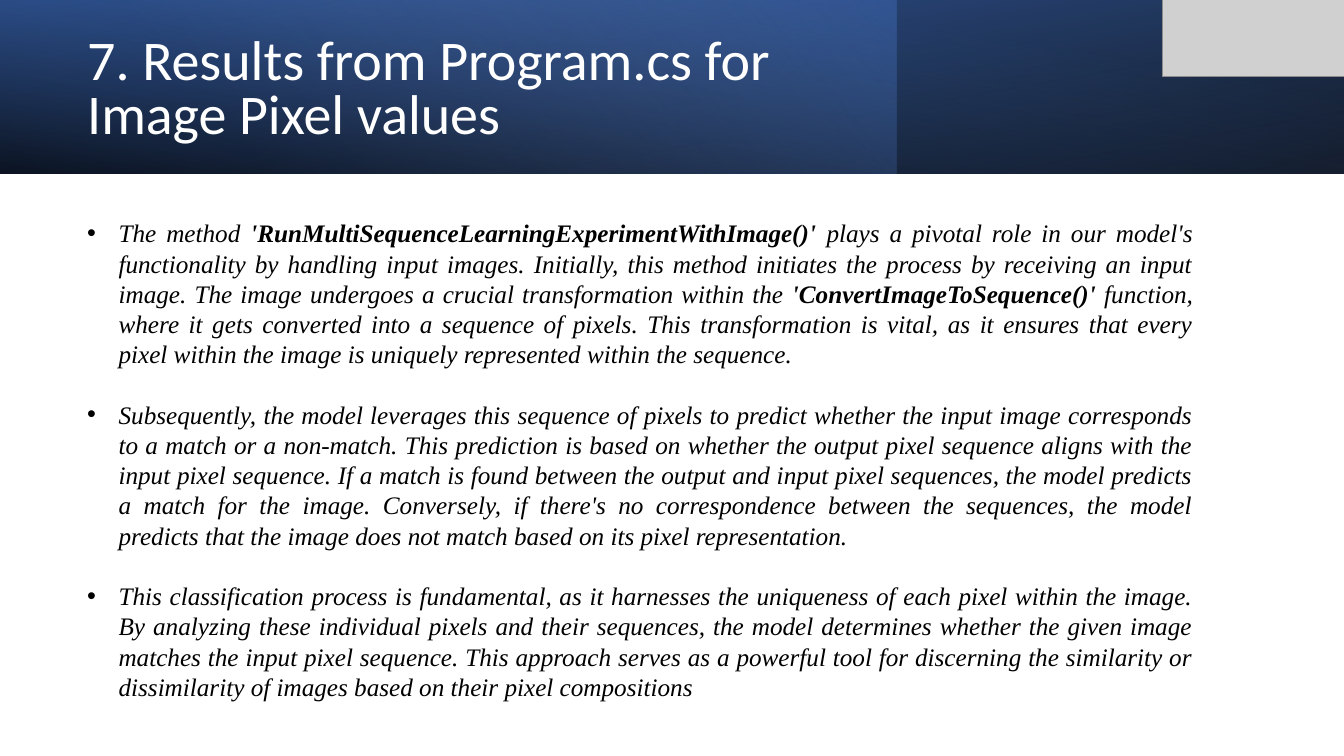
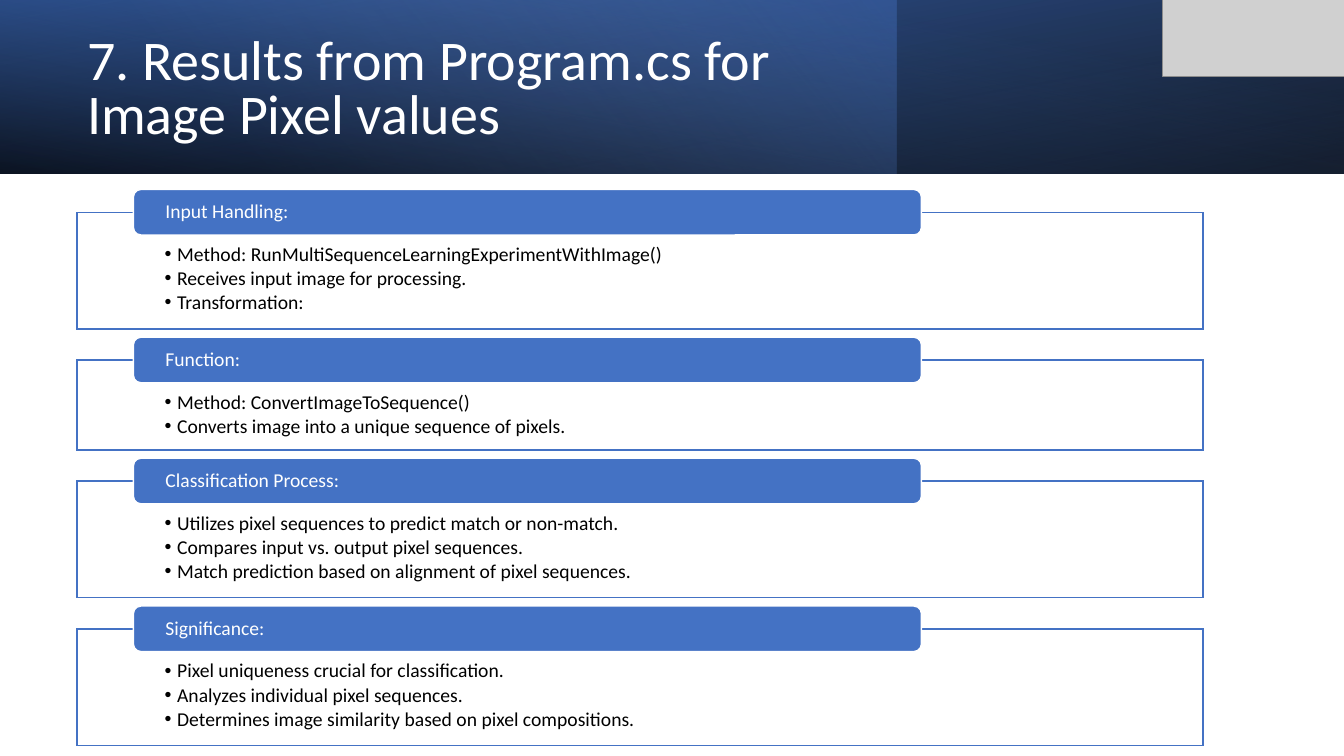
Before and after one commit to IndranilSaha09/neocortexapi, a slide deck: slide 10 of source/MySEProject/IMPLEMENT AND INVESTIGATE KNN - rookie_developer.pptx. Drawn at 1344x756 pixels with LibreOffice and Linux fonts; fonts in the diff are those of the drawing; grey boxes stand for pictures. Boxes give left, top, right and bottom in pixels: in the first picture for what was removed or moved away, otherwise in the second. Text is boxed around its words. In the diff, an @@ line names an element or a change of style, - is before the commit and + after.

```diff
--- a/source/MySEProject/IMPLEMENT AND INVESTIGATE KNN - rookie_developer.pptx
+++ b/source/MySEProject/IMPLEMENT AND INVESTIGATE KNN - rookie_developer.pptx
@@ text removed at (119, 224, 1193, 702) @@
-• The method 'RunMultiSequenceLearningExperimentWithImage()' plays a pivotal role in our model's functionality by handling input images. Initially, this method initiates the process by receiving an input image. The image undergoes a crucial transformation within the 'ConvertImageToSequence()' function, where it gets converted into a sequence of pixels. This transformation is vital, as it ensures that every pixel within the image is uniquely represented within the sequence.
-• Subsequently, the model leverages this sequence of pixels to predict whether the input image corresponds to a match or a non-match. This prediction is based on whether the output pixel sequence aligns with the input pixel sequence. If a match is found between the output and input pixel sequences, the model predicts a match for the image. Conversely, if there's no correspondence between the sequences, the model predicts that the image does not match based on its pixel representation.
-• This classification process is fundamental, as it harnesses the uniqueness of each pixel within the image. By analyzing these individual pixels and their sequences, the model determines whether the given image matches the input pixel sequence. This approach serves as a powerful tool for discerning the similarity or dissimilarity of images based on their pixel compositions
@@ group added at (78, 190, 1204, 746): 8 texts, 4 rectangles, 4 rounded rectangles @@
+  • Method: RunMultiSequenceLearningExperimentWithImage()
+  • Receives input image for processing.
+  • Transformation:
+Input Handling:
+  • Method: ConvertImageToSequence()
+  • Converts image into a unique sequence of pixels.
+Function:
+  • Utilizes pixel sequences to predict match or non-match.
+  • Compares input vs. output pixel sequences.
+  • Match prediction based on alignment of pixel sequences.
+Classification Process:
+  • Pixel uniqueness crucial for classification.
+  • Analyzes individual pixel sequences.
+  • Determines image similarity based on pixel compositions.
+Significance:
```
Also in this commit, not shown: 8 other slides changed.
